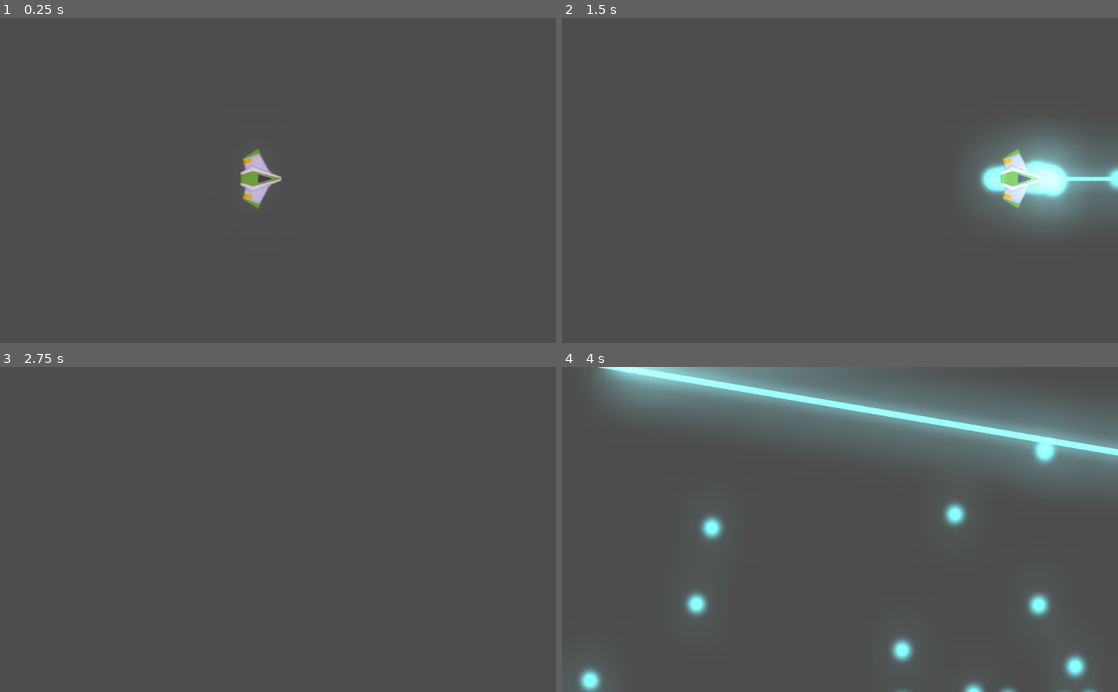
Above: before the commit, frames 1-4 (two rows, left to right).
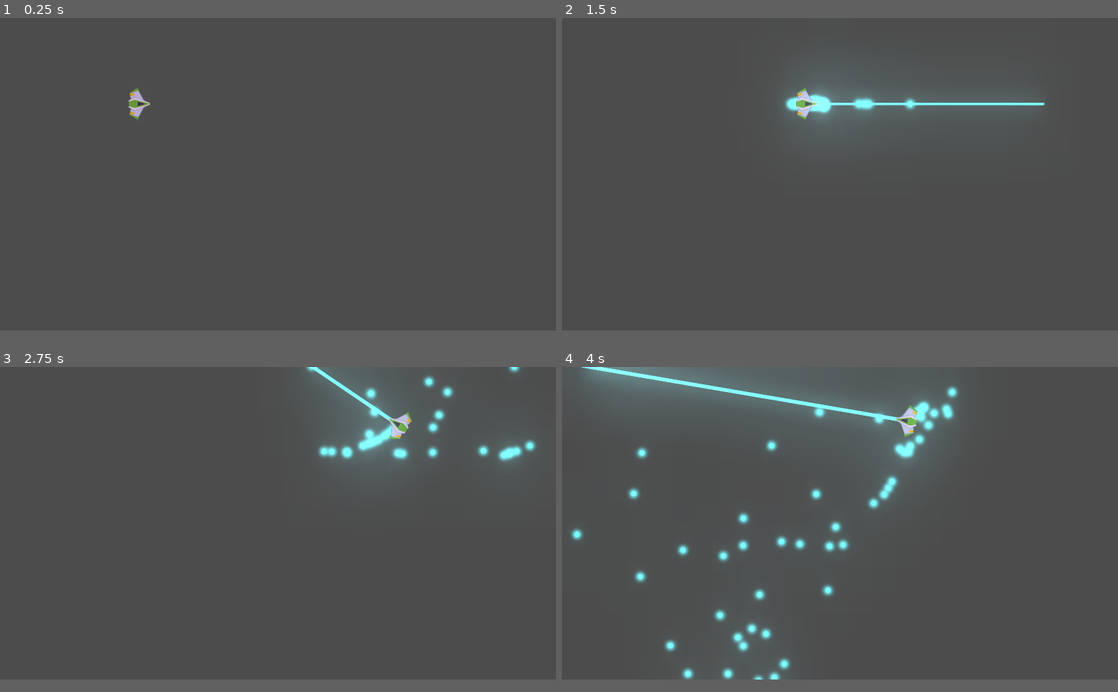
Above: after the commit, the same moments.

Repository: ismael29h/mete0rit0s-juego
Game: Godot game, scene res://Juego/Niveles/NivelTest.tscn
Same seed, same stepped clock (60 frames per second), same inputs: the game is played once before the commit and once after it.
Inputs:
- Up to frame 1 (0.25 s): no input
- Up to frame 2 (1.5 s): tap Enter at 0.5 s; hold W (mover_adelante) 0.53-1.28 s; hold Space (disparo_principal) 0.53-1.28 s; tap Shift (disparo_secundario) at 1.35 s
- Up to frame 3 (2.75 s): hold W (mover_adelante) from 2.03 s (still down); hold A (mover_antihorario) from 2.03 s (still down)
- Up to frame 4 (4 s): release A (mover_antihorario) at 2.78 s; tap S (mover_atrás) at 2.85 s; release W (mover_adelante) at 3.53 s; hold D (mover_horario) from 3.53 s (still down)
The window is 800x468 before the commit and 800x450 after it. Grey fills any space a smaller window leaves; there, only what the larger window draws over its background counts as a difference.

The runs differ from the first frame. In frame 1, 0.9% of the frame differs, in the area x 23-51%, y 21-59%; in frame 2, 7.5%; in frame 3, 3.7%; in frame 4, 16%, in the area x 1-100%, y 0-100%.

Commit message:
Ajustes menores del laser principal y secundario

Diff:
--- a/Juego/Naves/Player/Player.tscn
+++ b/Juego/Naves/Player/Player.tscn
@@ -1,9 +1,8 @@
-[gd_scene load_steps=8 format=2]
+[gd_scene load_steps=7 format=2]
 
 [ext_resource path="res://Juego/Naves/Player/player_base.png" type="Texture" id=1]
 [ext_resource path="res://Juego/Naves/Player/Player.gd" type="Script" id=2]
 [ext_resource path="res://Juego/Proyectiles/Canion.tscn" type="PackedScene" id=3]
-[ext_resource path="res://Juego/Proyectiles/Proyectil.tscn" type="PackedScene" id=4]
 [ext_resource path="res://Juego/Proyectiles/LaserBeam2D.tscn" type="PackedScene" id=5]
 
 [sub_resource type="PhysicsMaterial" id=2]
@@ -13,6 +12,9 @@
 radius = 37.0135
 
 [node name="Player" type="RigidBody2D"]
+z_index = 50
+z_as_relative = false
+collision_mask = 22
 physics_material_override = SubResource( 2 )
 gravity_scale = 0.0
 linear_damp = 1.0
@@ -32,7 +34,6 @@
 
 [node name="Canion" parent="." instance=ExtResource( 3 )]
 position = Vector2( -7, 0 )
-proyectil = ExtResource( 4 )
 
 [node name="PunteroIzquierdo" parent="Canion" index="0"]
 position = Vector2( 9, -35 )
--- a/Juego/Proyectiles/Canion.tscn
+++ b/Juego/Proyectiles/Canion.tscn
@@ -1,10 +1,14 @@
-[gd_scene load_steps=3 format=2]
+[gd_scene load_steps=4 format=2]
 
 [ext_resource path="res://Juego/Proyectiles/Canion.gd" type="Script" id=1]
 [ext_resource path="res://Juego/Sonidos/Audio/PlayerLaser.ogg" type="AudioStream" id=2]
+[ext_resource path="res://Juego/Proyectiles/ProyectilPlayer.tscn" type="PackedScene" id=3]
 
 [node name="Canion" type="Node2D"]
+z_index = 49
+z_as_relative = false
 script = ExtResource( 1 )
+proyectil = ExtResource( 3 )
 cadencia_disparo = 0.25
 velocidad_proyectil = 1600
 
--- a/Juego/Proyectiles/LaserBeam2D.tscn
+++ b/Juego/Proyectiles/LaserBeam2D.tscn
@@ -5,6 +5,8 @@
 [ext_resource path="res://Juego/Sonidos/Audio/PlayerLaserSecundario.ogg" type="AudioStream" id=3]
 
 [node name="LaserBeam2D" type="RayCast2D"]
+z_index = 41
+z_as_relative = false
 enabled = true
 cast_to = Vector2( 0, 0 )
 script = ExtResource( 1 )
--- a/Juego/Proyectiles/Proyectil.tscn
+++ b/Juego/Proyectiles/Proyectil.tscn
@@ -8,11 +8,14 @@
 height = 24.0
 
 [node name="Proyectil" type="Area2D"]
+light_mask = 0
+z_as_relative = false
 script = ExtResource( 2 )
 
 [node name="Sprite" type="Sprite" parent="."]
 rotation = 1.5708
 z_index = 49
+z_as_relative = false
 texture = ExtResource( 1 )
 
 [node name="CollisionShape2D" type="CollisionShape2D" parent="."]
--- /dev/null
+++ b/Juego/Proyectiles/ProyectilEnemigo.tscn
@@ -0,0 +1,9 @@
+[gd_scene load_steps=2 format=2]
+
+[ext_resource path="res://Juego/Proyectiles/Proyectil.tscn" type="PackedScene" id=1]
+
+[node name="ProyectilEnemigo" instance=ExtResource( 1 )]
+z_index = 39
+z_as_relative = false
+collision_layer = 16
+collision_mask = 5
--- /dev/null
+++ b/Juego/Proyectiles/ProyectilPlayer.tscn
@@ -0,0 +1,12 @@
+[gd_scene load_steps=2 format=2]
+
+[ext_resource path="res://Juego/Proyectiles/Proyectil.tscn" type="PackedScene" id=1]
+
+[node name="ProyectilPlayer" instance=ExtResource( 1 )]
+z_index = 40
+z_as_relative = false
+collision_layer = 8
+collision_mask = 6
+
+[node name="Sprite" parent="." index="0"]
+modulate = Color( 0.611765, 0.772549, 1, 1 )
--- a/project.godot
+++ b/project.godot
@@ -46,11 +46,22 @@
 
 config/name="Meteoritos"
 run/main_scene="res://Juego/Niveles/NivelTest.tscn"
-config/icon="res://icon.png"
+config/icon="res://Juego/Naves/Player/player_base.png"
 
 [autoload]
 
 Eventos="*res://Juego/Autoloads/Eventos.gd"
+
+[display]
+
+window/size/width=1920
+window/size/height=1080
+window/size/resizable=false
+window/size/always_on_top=true
+window/size/test_width=1280
+window/size/test_height=720
+window/stretch/mode="2d"
+window/stretch/aspect="keep"
 
 [input]
 
@@ -92,6 +103,14 @@
  ]
 }
 
+[layer_names]
+
+2d_physics/layer_1="player"
+2d_physics/layer_2="enemigo"
+2d_physics/layer_3="meteorito"
+2d_physics/layer_4="proyectil_player"
+2d_physics/layer_5="proyectil_enemigo"
+
 [physics]
 
 common/enable_pause_aware_picking=true
Not shown, changed: Juego/Sonidos/Audio/PlayerLaserSecundario.ogg
